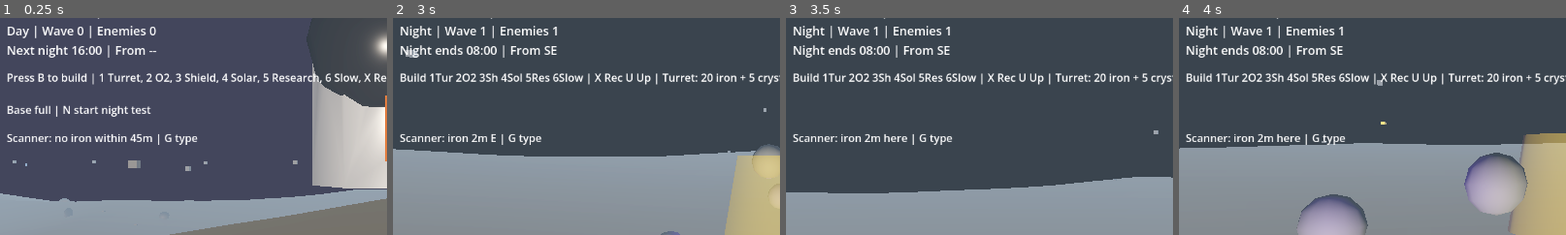
Above: before the commit, frames 1-4 (left to right).
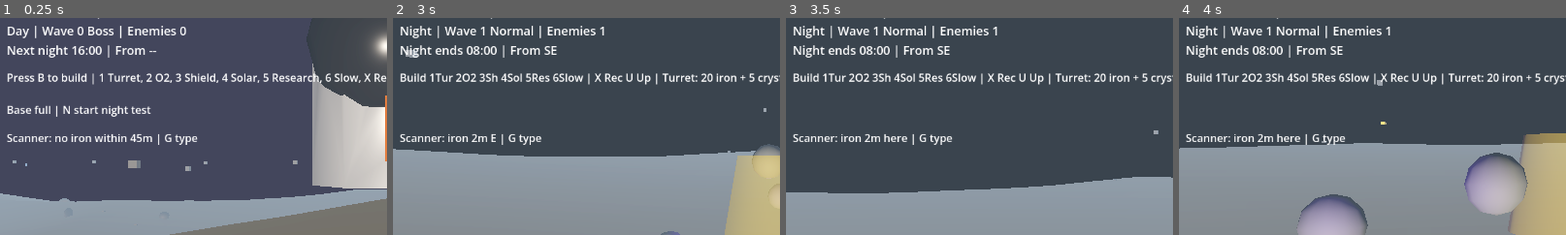
Above: after the commit, the same moments.

Repository: qnctx/star-abyss-game
Game: Godot game, scene res://scenes/main.tscn
Same seed, same stepped clock (60 frames per second), same inputs: the game is played once before the commit and once after it.
Inputs (mouse positions are % of the whole screen's width and height, from its top left):
- Up to frame 1 (0.25 s): no input
- Up to frame 2 (3 s): tap B (build_mode) at 0.5, 2 s; move the mouse to (55, 50) at 0.52 s; hold B (build_mode) 0.53-1.28 s; hold W (move_forward) from 0.53 s (still down); click (55, 50) at 0.67 s; tap Space (jump) at 0.77, 1.52 s; move the mouse to (45, 50) at 1.27 s; tap Ctrl (crouch) at 1.35 s; move the mouse to (52, 48) at 2.02 s; hold E (interact) 2.03-2.78 s; move the mouse to (49, 52) at 2.77 s; tap N (night_test) at 2.85 s; click (49, 52) at 2.92 s
- Up to frame 3 (3.5 s): keep holding W (move_forward); tap Space (jump) at 3.02 s
- Up to frame 4 (4 s): keep holding W (move_forward); move the mouse to (57, 51) at 3.52 s; tap Z (prone) at 3.6 s; tap Space (jump) at 3.77 s
The pictures show only the part of the screen within x 0-50%, y 17-67%; the shares and areas given below are measured in that part.

The runs differ from the first frame. In frame 1, 0.6% of the frame differs, in the area x 22-49%, y 3-10%; in frame 2, 0.7%, in the area x 25-55%, y 3-10%; in frame 3, 0.7%; in frame 4, 0.7%.

Commit message:
Add enemy wave variants

Diff:
--- a/src/scripts/combat_hud.gd
+++ b/src/scripts/combat_hud.gd
@@ -82,12 +82,13 @@
 	if not GameManager:
 		return
 	var phase := "Night" if GameManager.is_night else "Day"
-	_status_label.text = "Base HP: %d%% | Shield %d/%d\n%s | Wave %d | Enemies %d\n%s | From %s" % [
+	_status_label.text = "Base HP: %d%% | Shield %d/%d\n%s | Wave %d %s | Enemies %d\n%s | From %s" % [
 		roundi(GameManager.base_health),
 		roundi(GameManager.base_shield),
 		roundi(GameManager.max_base_shield),
 		phase,
 		GameManager.wave_number,
+		GameManager.get_wave_variant_label(),
 		GameManager.enemies_alive,
 		GameManager.get_phase_timer_text(),
 		GameManager.last_wave_direction
--- a/src/scripts/game_manager.gd
+++ b/src/scripts/game_manager.gd
@@ -82,24 +82,35 @@
 		start_day()
 
 
-func spawn_wave():
-	var base_count = ENEMIES_PER_WAVE_BASE + int(wave_number * 0.5)
+func spawn_wave() -> void:
+	var base_count: int = ENEMIES_PER_WAVE_BASE + int(wave_number * 0.5)
 	_wave_direction_reported = false
 	wave_spawned.emit(wave_number)
-
-	if is_boss_wave():
-		spawn_enemy(true, false)  # 1 boss
+	var wave_variant := get_wave_variant()
+
+	if wave_variant == "boss":
+		spawn_enemy("boss")  # 1 boss
 		for i in range(max(0, base_count - 1)):
-			spawn_enemy(false, false)
+			spawn_enemy("normal")
 			await get_tree().create_timer(randf_range(1.0, 3.0)).timeout
-	elif is_elite_wave():
-		spawn_enemy(false, true)  # 1 elite
+	elif wave_variant == "elite":
+		spawn_enemy("elite")  # 1 elite
 		for i in range(max(0, base_count - 1)):
-			spawn_enemy(false, false)
+			spawn_enemy("normal")
 			await get_tree().create_timer(randf_range(1.0, 3.0)).timeout
+	elif wave_variant == "scout":
+		spawn_enemy("scout")
+		for i in range(max(0, base_count - 1)):
+			spawn_enemy("normal")
+			await get_tree().create_timer(randf_range(0.8, 2.2)).timeout
+	elif wave_variant == "tank":
+		spawn_enemy("tank")
+		for i in range(max(0, base_count - 1)):
+			spawn_enemy("normal")
+			await get_tree().create_timer(randf_range(1.2, 3.2)).timeout
 	else:
 		for i in range(base_count):
-			spawn_enemy(false, false)
+			spawn_enemy("normal")
 			await get_tree().create_timer(randf_range(1.0, 3.0)).timeout
 
 	# Wait for all enemies to die or day to break
@@ -114,7 +125,7 @@
 		spawn_wave()
 
 
-func spawn_enemy(is_boss: bool = false, is_elite: bool = false):
+func spawn_enemy(variant: String = "normal") -> Node:
 	var enemy_scene = load("res://scenes/enemy.tscn")
 	var enemy = enemy_scene.instantiate()
 	get_tree().current_scene.add_child(enemy)
@@ -126,20 +137,36 @@
 	enemies_alive += 1
 	enemies_alive_changed.emit(enemies_alive)
 
-	# Apply boss/elite scaling
-	if is_boss:
+	# Apply variant scaling
+	if variant == "boss":
 		enemy.speed *= 2.0
 		enemy.health *= 5.0
 		enemy.damage *= 3.0
 		enemy.name = "Boss_Wave" + str(wave_number)
-	elif is_elite:
+	elif variant == "elite":
 		enemy.speed *= 1.5
 		enemy.health *= 3.0
 		enemy.damage *= 2.0
 		enemy.name = "Elite_Wave" + str(wave_number)
-
+	elif variant == "scout":
+		enemy.speed *= 1.8
+		enemy.health *= 0.7
+		enemy.damage *= 0.75
+		enemy.scale = Vector3.ONE * 0.85
+		enemy.name = "Scout_Wave" + str(wave_number)
+	elif variant == "tank":
+		enemy.speed *= 0.7
+		enemy.health *= 2.8
+		enemy.damage *= 1.7
+		enemy.scale = Vector3.ONE * 1.35
+		enemy.name = "Tank_Wave" + str(wave_number)
+
+	enemy.set_meta("wave_variant", variant)
+	enemy.set_meta("wave_variant_label", get_wave_variant_label(variant))
+	_apply_enemy_variant_visual(enemy, variant)
 	enemy.enemy_died.connect(_on_enemy_died)
 	enemy.base_reached.connect(_on_base_reached)
+	return enemy
 
 
 func is_elite_wave() -> bool:
@@ -148,6 +175,74 @@
 
 func is_boss_wave() -> bool:
 	return wave_number % 10 == 0
+
+
+func is_scout_wave() -> bool:
+	return wave_number % 3 == 0 and not is_elite_wave() and not is_boss_wave()
+
+
+func is_tank_wave() -> bool:
+	return wave_number % 4 == 0 and not is_elite_wave() and not is_boss_wave() and not is_scout_wave()
+
+
+func get_wave_variant() -> String:
+	if is_boss_wave():
+		return "boss"
+	if is_elite_wave():
+		return "elite"
+	if is_scout_wave():
+		return "scout"
+	if is_tank_wave():
+		return "tank"
+	return "normal"
+
+
+func get_wave_variant_label(variant: String = "") -> String:
+	if variant.is_empty():
+		variant = get_wave_variant()
+	match variant:
+		"boss":
+			return "Boss"
+		"elite":
+			return "Elite"
+		"scout":
+			return "Scout"
+		"tank":
+			return "Tank"
+		_:
+			return "Normal"
+
+
+func get_wave_variant_color(variant: String = "") -> Color:
+	if variant.is_empty():
+		variant = get_wave_variant()
+	match variant:
+		"boss":
+			return Color(1.0, 0.12, 0.08, 1.0)
+		"elite":
+			return Color(0.7, 0.2, 1.0, 1.0)
+		"scout":
+			return Color(0.2, 0.85, 1.0, 1.0)
+		"tank":
+			return Color(0.95, 0.72, 0.18, 1.0)
+		_:
+			return Color(0.35, 0.1, 0.1, 1.0)
+
+
+func _apply_enemy_variant_visual(enemy: Node, variant: String) -> void:
+	var color := get_wave_variant_color(variant)
+	var emission_strength := 0.0 if variant == "normal" else 0.45
+	for child in enemy.find_children("*", "CSGPrimitive3D", true, false):
+		var csg_shape := child as CSGPrimitive3D
+		var material := StandardMaterial3D.new()
+		material.albedo_color = color
+		material.roughness = 0.55
+		material.metallic = 0.12
+		if emission_strength > 0.0:
+			material.emission_enabled = true
+			material.emission = color
+			material.emission_energy_multiplier = emission_strength
+		csg_shape.material = material
 
 
 func _on_enemy_died():
--- a/src/test_runner.gd
+++ b/src/test_runner.gd
@@ -27,6 +27,7 @@
         _test_base_repair()
         _test_base_shield()
         _test_wave_warning_status()
+        _test_wave_variant_logic()
         _test_solar_panel_energy()
         _test_research_station()
         _test_resource_scanner()
@@ -429,6 +430,43 @@
         game_manager.last_wave_direction = old_direction
 
 
+func _test_wave_variant_logic() -> void:
+        print("\n[ Wave variant logic ]")
+
+        var game_manager = _get_autoload("GameManager")
+        check("GameManager autoload exists", game_manager != null)
+        if not game_manager:
+                return
+
+        var old_wave: int = game_manager.wave_number
+        var old_enemies_alive: int = game_manager.enemies_alive
+
+        game_manager.wave_number = 3
+        check("wave 3 is scout", game_manager.get_wave_variant() == "scout")
+        check("wave 3 label is Scout", game_manager.get_wave_variant_label() == "Scout")
+
+        game_manager.wave_number = 4
+        check("wave 4 is tank", game_manager.get_wave_variant() == "tank")
+        check("wave 4 label is Tank", game_manager.get_wave_variant_label() == "Tank")
+
+        game_manager.wave_number = 5
+        check("wave 5 is elite", game_manager.get_wave_variant() == "elite")
+
+        game_manager.wave_number = 10
+        check("wave 10 is boss", game_manager.get_wave_variant() == "boss")
+
+        game_manager.wave_number = 3
+        var scout_enemy: Node = game_manager.spawn_enemy("scout")
+        check("spawned scout records variant metadata", scout_enemy.get_meta("wave_variant", "") == "scout")
+        check("spawned scout records label metadata", scout_enemy.get_meta("wave_variant_label", "") == "Scout")
+        var csg_shapes := scout_enemy.find_children("*", "CSGPrimitive3D", true, false)
+        check("spawned scout has tinted visual shapes", not csg_shapes.is_empty() and (csg_shapes[0] as CSGPrimitive3D).material != null)
+        scout_enemy.queue_free()
+
+        game_manager.wave_number = old_wave
+        game_manager.enemies_alive = old_enemies_alive
+
+
 func _test_solar_panel_energy() -> void:
         print("\n[ Solar panel energy ]")
 
Not shown, changed: PROGRESS.md
Not shown, changed: docs/GAME_DESIGN_DOC.md
Not shown, changed: docs/TEST_PLAN.md
Not shown, changed: src/CONTEXT.md
